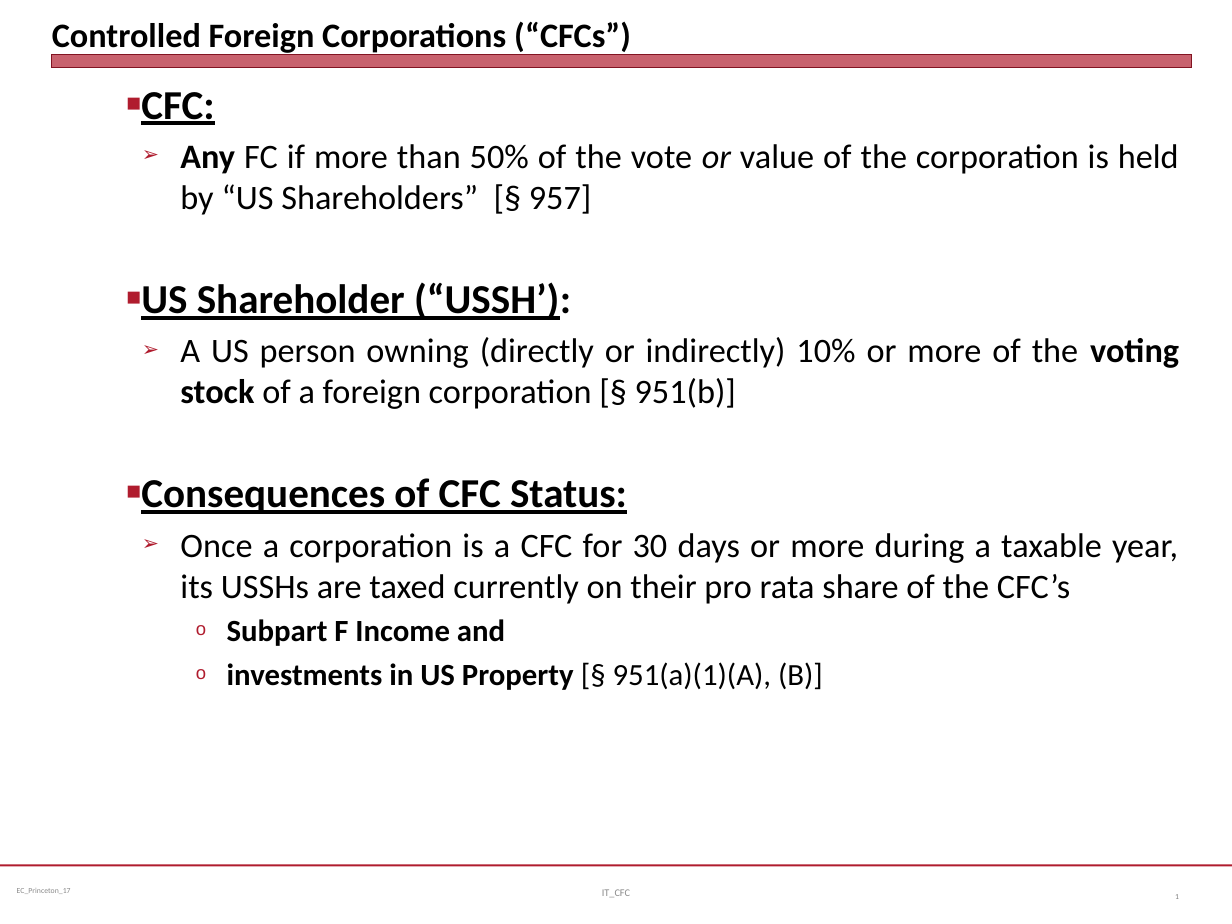
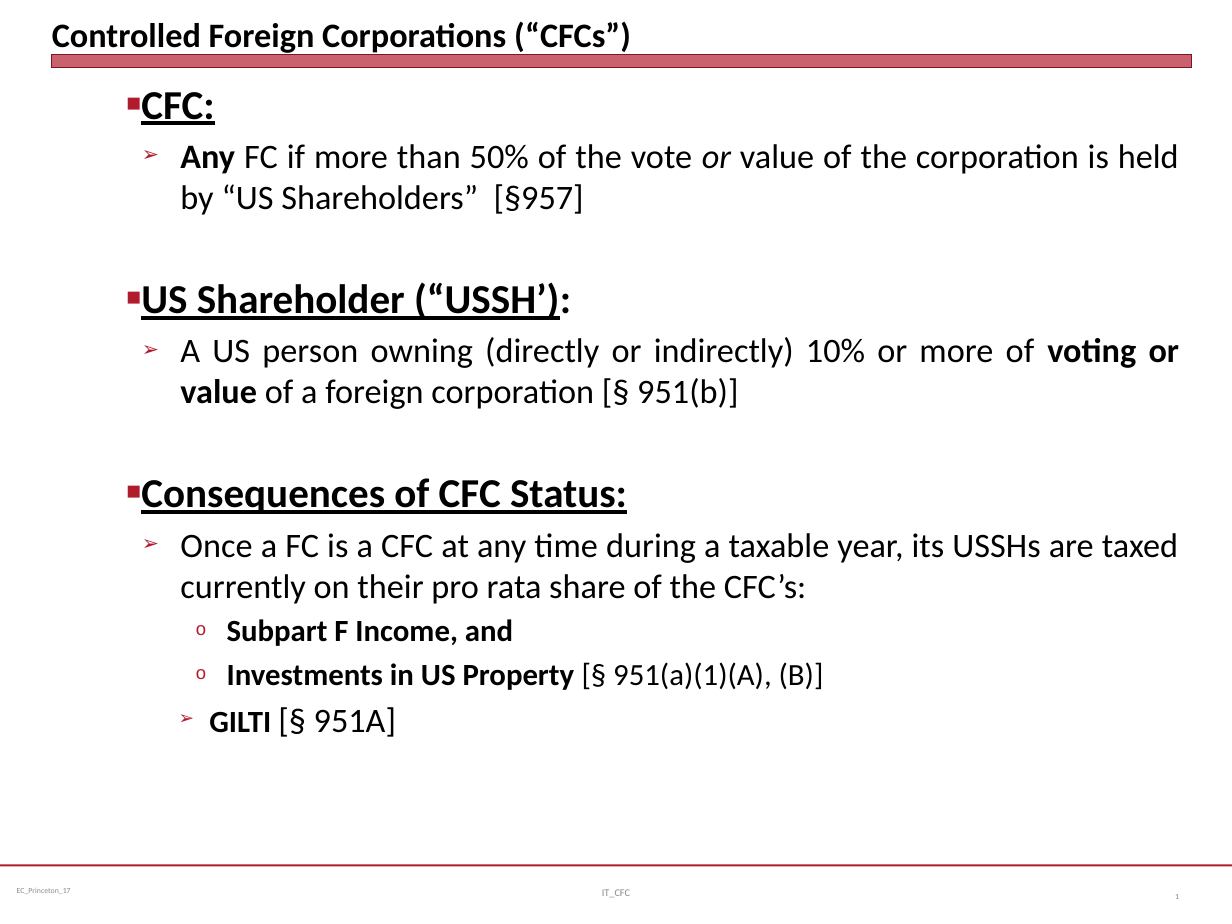
Before and after one commit to jmc877/International-Tax, a slide deck: slide 1 of slides/IT_CFC_17.pptx. Drawn at 1232x924 pixels with LibreOffice and Linux fonts; fonts in the diff are those of the drawing. Boxes give left, top, right and bottom in pixels: in the first picture for what was removed or moved away, otherwise in the second. Text is boxed around its words. In the diff, an @@ line names an element or a change of style, - is before the commit and + after.

```diff
--- a/slides/IT_CFC_17.pptx
+++ b/slides/IT_CFC_17.pptx
@@ text at [180, 144, 1179, 215]: spaces changed @@
-  ➢ Any FC if more than 50% of the vote or value of the corporation is held by “US Shareholders” [§ 957]
+  ➢ Any FC if more than 50% of the vote or value of the corporation is held by “US Shareholders” [§957]
@@ text at [180, 337, 1180, 409]: text changed @@
-  ➢ A US person owning (directly or indirectly) 10% or more of the voting stock of a foreign corporation [§ 951(b)]
+  ➢ A US person owning (directly or indirectly) 10% or more of voting or value of a foreign corporation [§ 951(b)]
@@ text at [180, 533, 1178, 737]: text changed @@
-  ➢ Once a corporation is a CFC for 30 days or more during a taxable year, its USSHs are taxed currently on their pro rata share of the CFC’s
-    o Subpart F Income and
-    o investments in US Property [§ 951(a)(1)(A), (B)]
+  ➢ Once a FC is a CFC at any time during a taxable year, its USSHs are taxed currently on their pro rata share of the CFC’s:
+    o Subpart F Income, and
+    o Investments in US Property [§ 951(a)(1)(A), (B)]
+  ➢ GILTI [§ 951A]
```
Also in this commit, not shown: 5 other slides changed, 6 other files.
